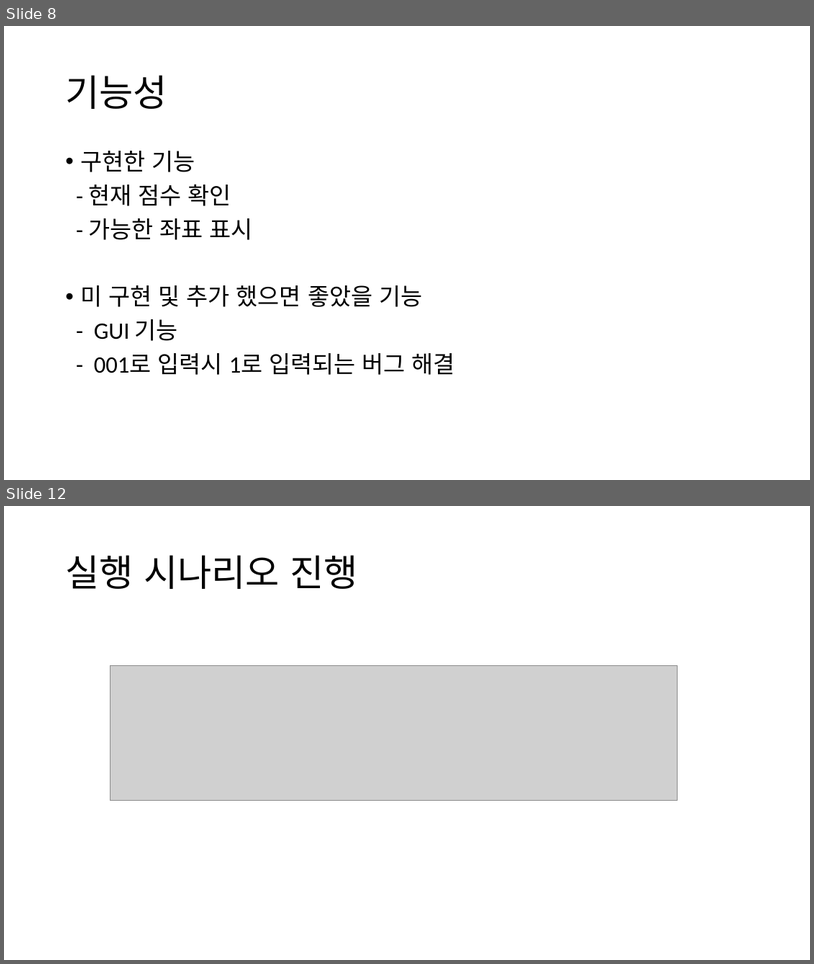
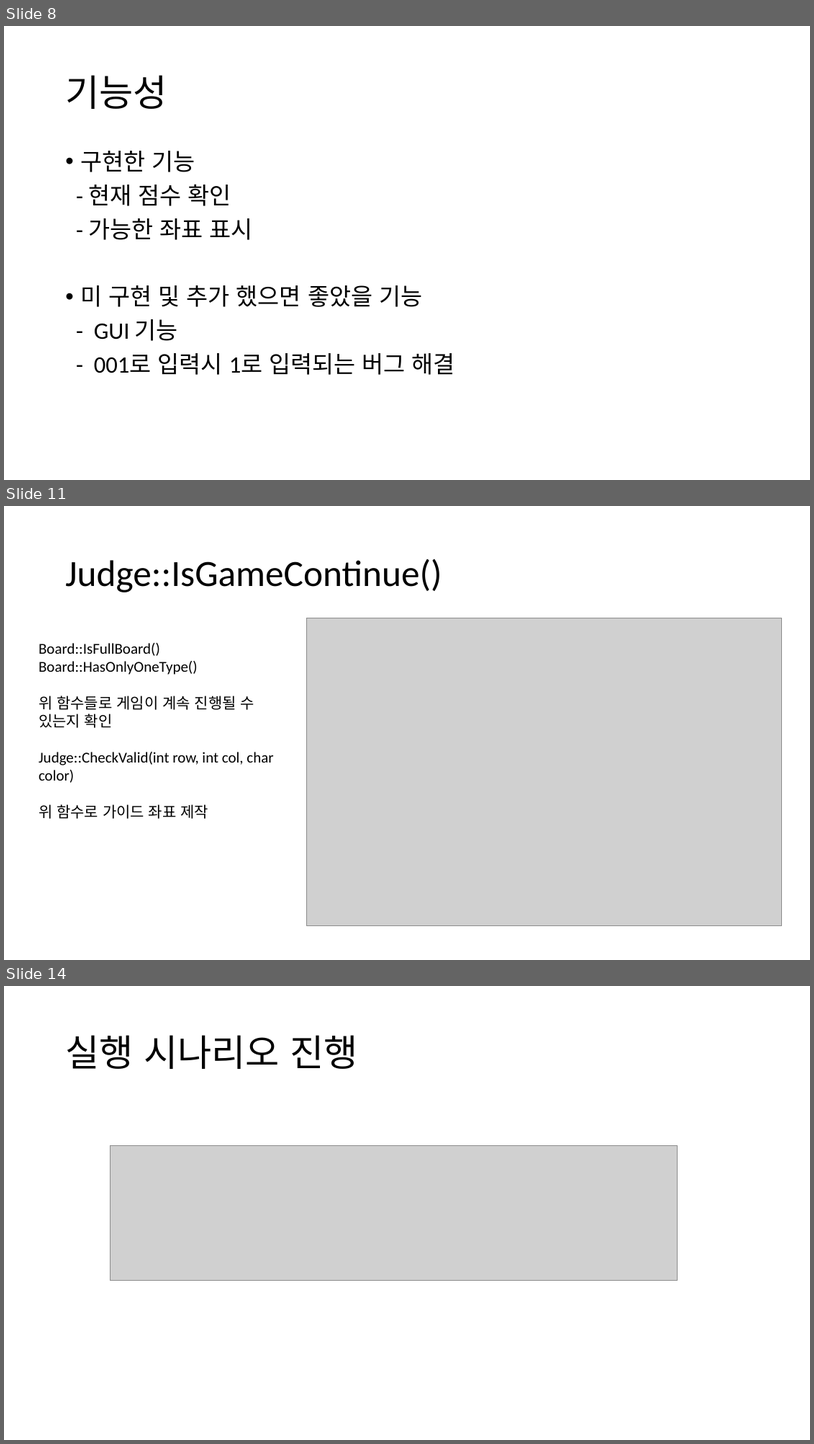
Before and after one commit to OOP-TERM/Othello, a slide deck: 보고서/보고서.pptx. Shown one above the other, each under a label of ours: slides 8 and 12 before the commit, slides 8, 11 and 14 after it; the slides between them are not shown. The pictures are 814x964 and 814x1444 pixels, drawn with LibreOffice and Linux fonts; fonts in the diff are those of the drawing; grey boxes stand for pictures. Boxes give left, top, right and bottom in pixels: in the first picture for what was removed or moved away, otherwise in the second. Text is boxed around its words. In the diff, an @@ line names an element or a change of style, - is before the commit and + after.

```diff
--- a/보고서/보고서.pptx
+++ b/보고서/보고서.pptx
@@ slide 11 added at (x1=4, y1=506, x2=810, y2=960), background #FFFFFF @@
@@ title added at (x1=65, y1=559, x2=442, y2=592), 44 pt, text #000000 @@
+Judge::IsGameContinue()
@@ picture added at (x1=307, y1=618, x2=782, y2=925) @@
@@ text added at (x1=39, y1=643, x2=273, y2=818), 18 pt, text #000000 @@
+Board::IsFullBoard()
+Board::HasOnlyOneType()
+위 함수들로 게임이 계속 진행될 수 있는지 확인
+Judge::CheckValid(int row, int col, char color)
+위 함수로 가이드 좌표 제작
@@ what was slide 12 is now slide 14 @@
```
Also in this commit, not shown: 5 slides changed, 1 other slide added, 7 other files.
